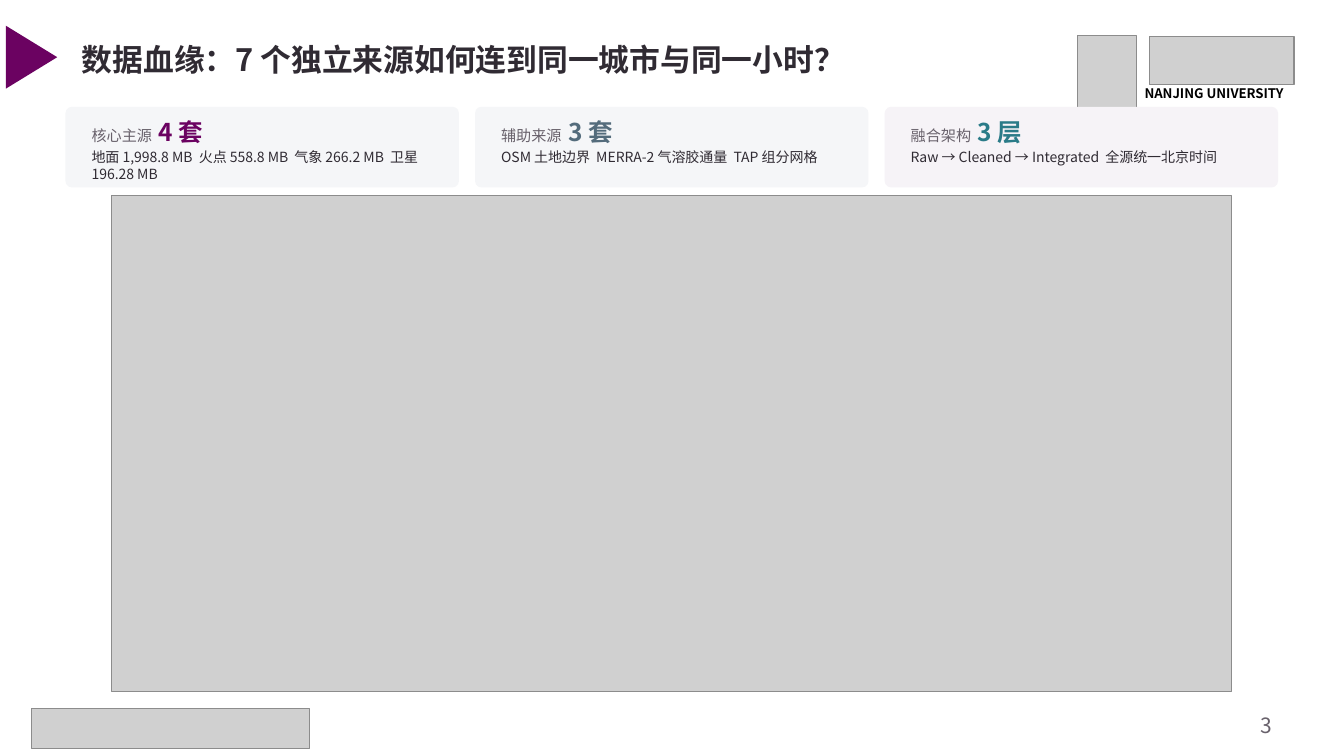
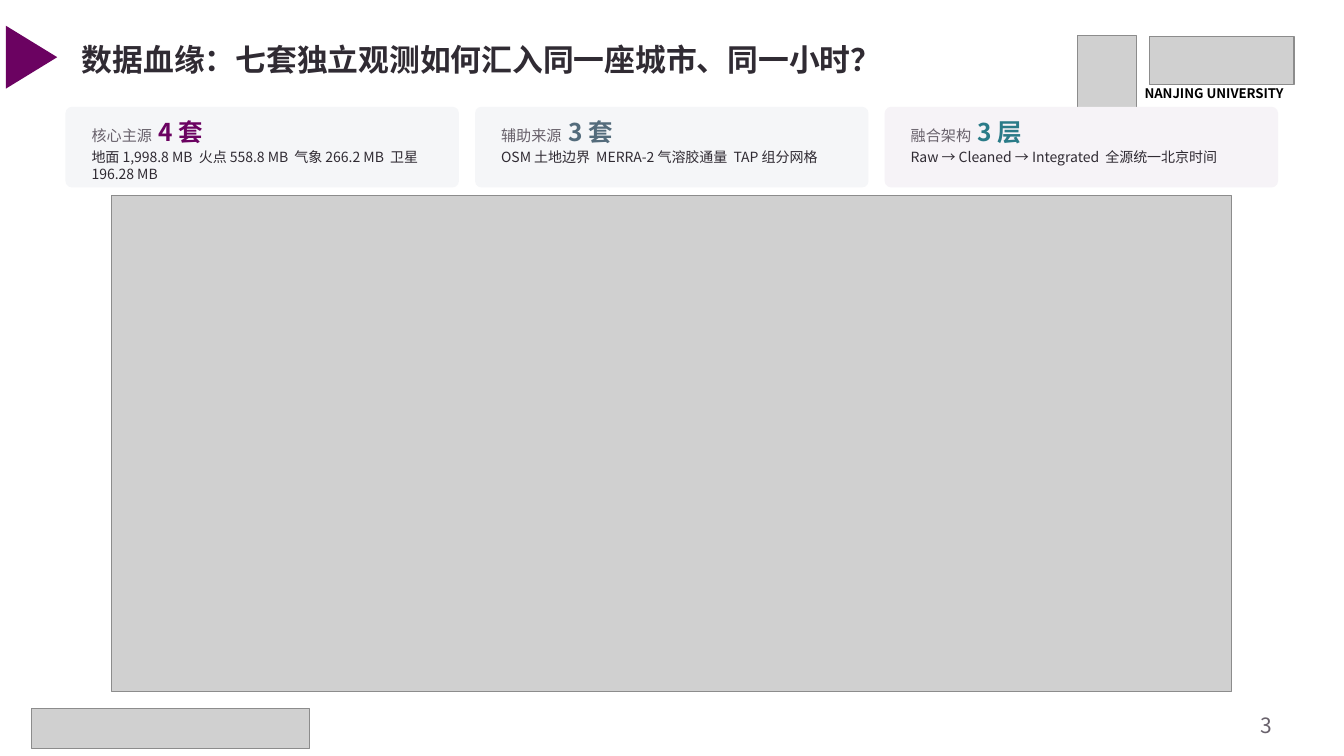
Before and after one commit to gxm-nju/china-air-pollution, a slide deck: slide 3 of docs/课堂展示.pptx. Drawn at 1344x756 pixels with LibreOffice and Linux fonts; fonts in the diff are those of the drawing; grey boxes stand for pictures. Boxes give left, top, right and bottom in pixels: in the first picture for what was removed or moved away, otherwise in the second. Text is boxed around its words. In the diff, an @@ line names an element or a change of style, - is before the commit and + after.

```diff
--- a/docs/课堂展示.pptx
+++ b/docs/课堂展示.pptx
@@ text at <box>82,44,881,74</box>: text changed @@
-数据血缘：7 个独立来源如何连到同一城市与同一小时？
+数据血缘：七套独立观测如何汇入同一座城市、同一小时？
```
Also in this commit, not shown: 8 other slides changed, 1 other file.
